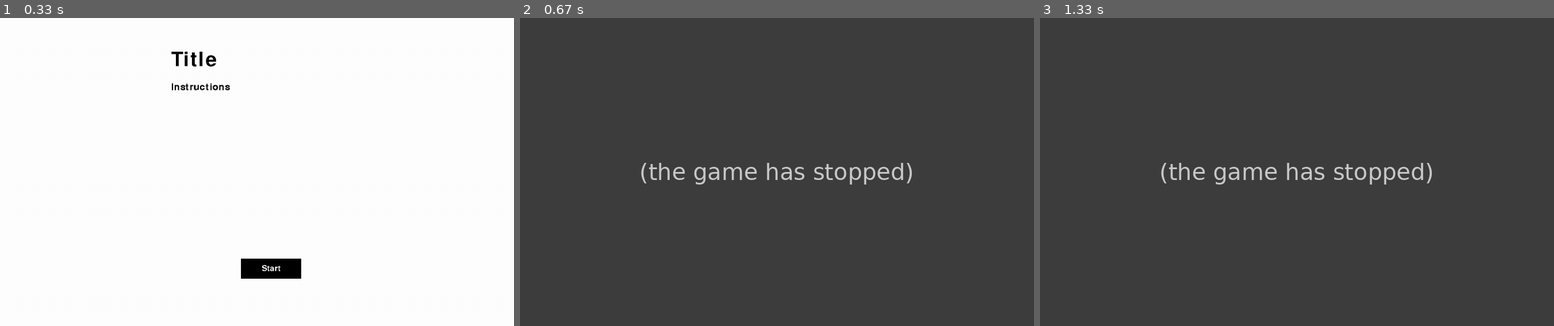
Above: before the commit, frames 1-3 (left to right).
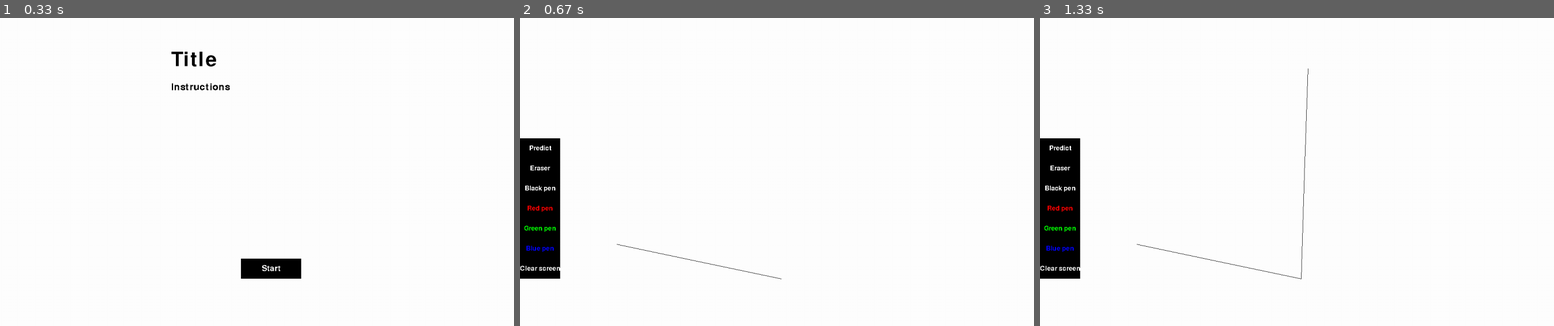
Above: after the commit, the same moments.

Repository: ja-ri/capstone
Game: pygame game, started from capstone.py
Two runs of this game, one before a commit and one after it. Both use one fixed random seed, a clock stepped at 60 frames per second and the inputs below.
Inputs (mouse positions are in pixels of both pictures, inside the frame that each line leads up to):
- Up to frame 1 (0.33 s): no input
- Up to frame 2 (0.67 s): press the mouse at (782, 279) at 0.37 s; move the mouse to (699, 261) at 0.47 s; release the mouse at (617, 242) at 0.6 s
- Up to frame 3 (1.33 s): press the mouse at (1302, 279) at 0.7 s; move the mouse to (1302, 172) at 0.8 s; release the mouse at (1307, 67) at 0.93 s

Frame 1 is identical in both runs. In frame 2, 100% of the frame differs, in the area x 0-100%, y 0-100%; in frame 3, 100%.
Error before the commit: UnboundLocalError: cannot access local variable 'isPressed' where it is not associated with ...; the game stopped at 0.47 s (later frames are placeholders)

Commit message:
button is working!!!

Diff:
--- a/capstone.py
+++ b/capstone.py
@@ -33,30 +33,10 @@
 def drawCircleG( screen, x, y ):
     pygame.draw.circle( screen, 'Green', ( x, y ), 5 )
 
-def draw_start_menu():
-    global background_color, btn_rect
-    screen.fill((background_color))
-    font1 = pygame.font.Font("freesansbold.ttf", 50)
-    font2 = pygame.font.Font("freesansbold.ttf", 24)
-    font3 = pygame.font.Font("freesansbold.ttf", 20)
-    title = font1.render('Title', False, 'Black')
-    instructions = font2.render('Instructions', False, 'Black')
-    btn_surface = pygame.Surface((150, 50))
-    btn_text = font3.render('Start', False, 'White')
-    text_rect = btn_text.get_rect(center=(btn_surface.get_width()/2, btn_surface.get_height()/2))
-    screen.blit(title, (screen_width/3, 80))
-    screen.blit(instructions, (screen_width/3, 160))
-    btn_surface.blit(btn_text, text_rect)
-    screen.blit(btn_surface, (btn_rect.x, btn_rect.y))
-    pygame.display.update()
+def drawButtons():
 
-
-def draw_game():
-    global background_color, predict_rect, eraser_rect
-    screen.fill((background_color))
     font4 = pygame.font.Font("freesansbold.ttf", 16)
-
-    #Button for predict
+     #Button for predict
     predict_surface = pygame.Surface((100, 50))
     predict_text = font4.render('Predict', False, 'White')
     text1_rect = predict_text.get_rect(center=(predict_surface.get_width()/2, predict_surface.get_height()/2))
@@ -107,28 +87,67 @@
 
 
 
+def draw_start_menu():
+    global background_color, btn_rect
+    screen.fill((background_color))
+    font1 = pygame.font.Font("freesansbold.ttf", 50)
+    font2 = pygame.font.Font("freesansbold.ttf", 24)
+    font3 = pygame.font.Font("freesansbold.ttf", 20)
+    title = font1.render('Title', False, 'Black')
+    instructions = font2.render('Instructions', False, 'Black')
+    btn_surface = pygame.Surface((150, 50))
+    btn_text = font3.render('Start', False, 'White')
+    text_rect = btn_text.get_rect(center=(btn_surface.get_width()/2, btn_surface.get_height()/2))
+    screen.blit(title, (screen_width/3, 80))
+    screen.blit(instructions, (screen_width/3, 160))
+    btn_surface.blit(btn_text, text_rect)
+    screen.blit(btn_surface, (btn_rect.x, btn_rect.y))
+    pygame.display.update()
+
+
+def draw_game():
+    global background_color, predict_rect, eraser_rect
+    screen.fill((background_color))
+
+    drawButtons()
 
     while True:
         for event in pygame.event.get():
-            (äx) = pygame.mouse.get_pos()[0]
-            if event.type == pygame.MOUSEBUTTONDOWN:
+            (a, s) = pygame.mouse.get_pos()
+            if event.type == pygame.MOUSEBUTTONDOWN and a >= 100:
                 isPressed = True
             elif event.type == pygame.MOUSEBUTTONUP:
                 isPressed = False
-            elif event.type == pygame.MOUSEMOTION and isPressed == True:
-                ( x, y ) = pygame.mouse.get_pos()
-                if pen_color == "1":
-                    drawCircleB( screen, x, y )
-                elif pen_color == "2":
-                    drawCircleR(screen, x, y)
-                elif pen_color == "3":
-                    drawCircleG(screen, x, y)
-                elif pen_color == "4":
-                    drawCircleBl(screen, x, y)
-                elif pen_color == "0":
-                    drawCircleW(screen, x, y)
-            elif (äx) <= 100:
-                isPressed = False
+
+            elif event.type == pygame.MOUSEMOTION:
+                if event.buttons[0]:
+                    last = (event.pos[0]-event.rel[0], event.pos[1]-event.rel[1])
+                    pygame.draw.line(screen, 'Black', last, event.pos, 1)
+
+            elif event.type == pygame.MOUSEBUTTONDOWN and event.button == 1:
+                if red_rect.collidepoint(event.pos):
+                    pen_color = "2"
+                    print("toimi")
+
+            #elif tyhjennä ruutu is painettu:
+            #    screen.fill('White')
+            #    drawButtons()
+
+
+            # elif event.type == pygame.MOUSEMOTION and isPressed == True:
+            #    ( x, y ) = pygame.mouse.get_pos()
+             #   if pen_color == "1":
+             #       drawCircleB( screen, x, y )
+            #    elif pen_color == "2":
+             #       drawCircleR(screen, x, y)
+             #   elif pen_color == "3":
+             #       drawCircleG(screen, x, y)
+             #   elif pen_color == "4":
+              #      drawCircleBl(screen, x, y)
+              #  elif pen_color == "0":
+              #      drawCircleW(screen, x, y)
+            # elif (äx) <= 100:
+                # isPressed = False
             elif event.type == pygame.QUIT:
                 pygame.quit()
                 sys.exit()
